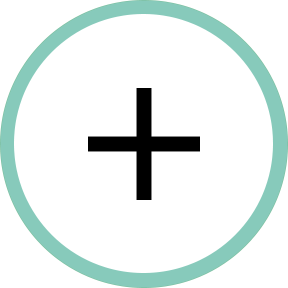
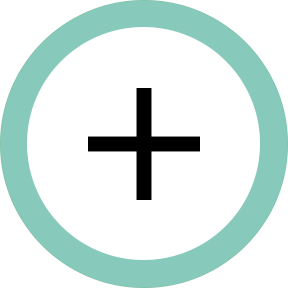
Comparing the layer stacks of the two 288×288 images. Changes:
painted on "Ellipse 1 copy" over [14, 14, 273, 273]
